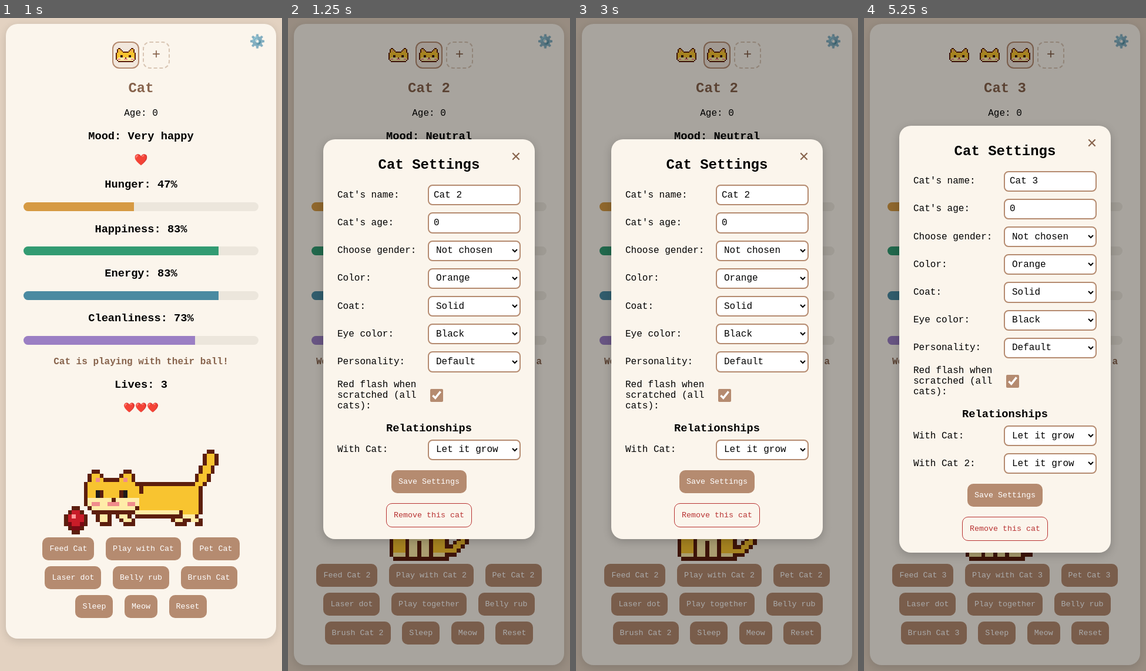
Above: before the commit, frames 1-4 (left to right).
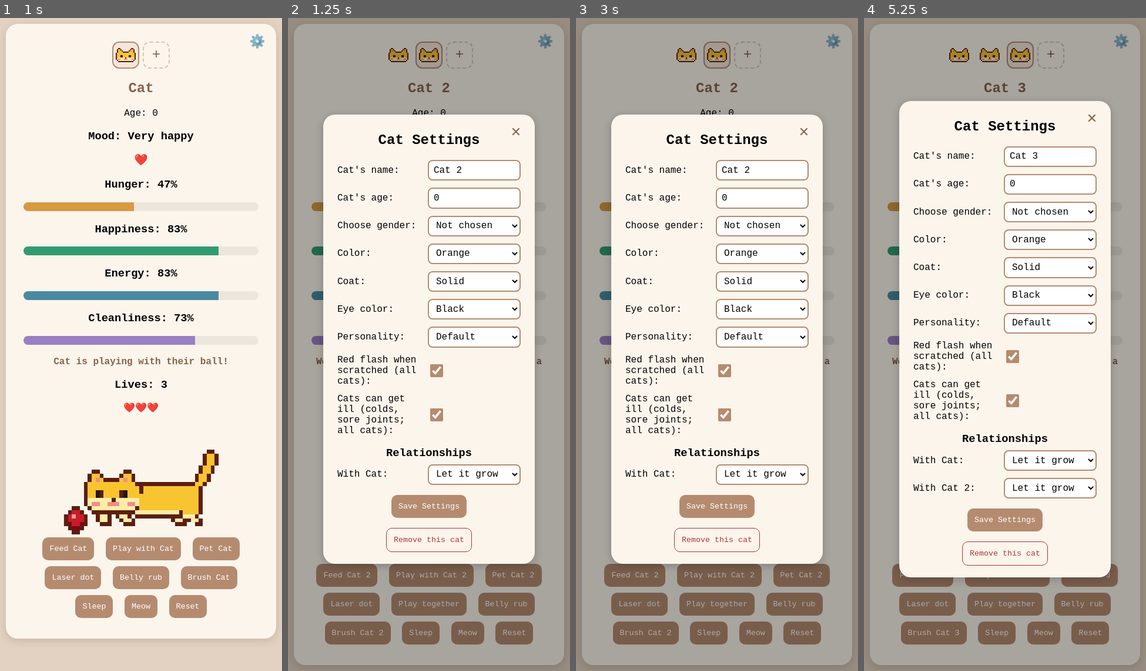
Above: after the commit, the same moments.

Repository: nannaellaraun/cat-game
Game: browser game, page index.html
Same seed, same stepped clock (60 frames per second), same inputs: the game is played once before the commit and once after it.
Inputs (mouse positions are in pixels of both pictures, inside the frame that each line leads up to; where the layout moved, square brackets give the same spot in the first picture):
- Up to frame 1 (1 s): click "Play with Cat" at 0.27 s
- Up to frame 2 (1.25 s): hold Right from 1.03 s (still down); tap Space at 1.1 s; click "+" at 1.17 s
- Up to frame 3 (3 s): tap Space every 0.4 s from 1.5 to 2.7 s; tap Enter at 1.68 s; release Right at 1.78 s; hold Left 1.83-1.93 s; hold Left 1.98-2.48 s; hold Left 2.73-2.93 s; hold Left from 2.98 s (still down)
- Up to frame 4 (5.25 s): release Left at 3.08 s; tap Space every 0.4 s from 3.1 to 5.1 s; hold Left 3.13-3.88 s; tap Enter at 3.85, 4.53 s; hold Left 3.93-4.27 s; click (1050, 200) [1050, 220] at 4.5 s; type "5" at 4.5 s; hold Right from 4.52 s (still down); click "+" at 5 s

Frame 1 is identical in both runs. In frame 2, 13% of the frame differs, in the area x 12-88%, y 14-84%; in frame 3, 13%; in frame 4, 14%, in the area x 12-88%, y 12-86%.

Commit message:
Add arthritis and messier fur for old cats, and a switch to turn illness off
Co-Authored-By: Claude Opus 5.5 <noreply@anthropic.com>

Diff:
--- a/game.js
+++ b/game.js
@@ -21,6 +21,8 @@
 const JEALOUS_MS = 10 * 60 * 1000; // a cat ignored this long gets jealous of the others
 const COLD_CHANCE = 0.03; // chance per time step that a cat in bad shape catches a cold
 const SICK_LIFE_MS = 30 * 60 * 1000; // a cold left untreated this long costs a life
+const ARTHRITIS_CHANCE = 0.005; // chance per time step that an old cat gets arthritis
+const PAIN_RELIEF_MS = 12 * 60 * 60 * 1000; // the vet's pain medicine works this long
 
 // ---------- Personalities ----------
 
@@ -99,7 +101,22 @@
 };
 
 // The rules for this cat's personality.
-const traits = () => ({ ...DEFAULT_TRAITS, ...PERSONALITIES[cat.personality] });
+// Old cats get messier, and sore joints (arthritis) make playing harder.
+function traits() {
+  const t = { ...DEFAULT_TRAITS, ...PERSONALITIES[cat.personality] };
+  if (cat.age >= OLD_AGE) {
+    t.timeDirt += 1; // old cats groom themselves less
+    t.mess *= 1.5;
+  }
+  if (inPain(cat)) {
+    t.playJoy = Math.round(t.playJoy / 2);
+    t.playTiredness *= 2;
+    t.laserSeconds = Math.round(t.laserSeconds / 2);
+    t.bellyScratchChance = Math.min(1, t.bellyScratchChance + 0.15); // it hurts
+    t.timeHappiness += 1;
+  }
+  return t;
+}
 
 // ---------- State ----------
 
@@ -133,6 +150,8 @@
     lastBirthday: Date.now(), // the next birthday is 7 days after this
     partyUntil: 0, // the party hat is worn until this time (end of the birthday)
     lastAttention: Date.now(), // when you last did something with this cat (for jealousy)
+    arthritis: false, // old cats can get stiff, sore joints; it doesn't go away
+    painReliefUntil: 0, // pain medicine from the vet works until this time
     ...startingStats(name),
   };
 }
@@ -157,17 +176,17 @@
   } catch {
     // A broken save starts a new game.
   }
-  if (!saved) return { cats: [newCat("Cat")], current: 0, flash: true, relations: {} };
+  if (!saved) return { cats: [newCat("Cat")], current: 0, flash: true, illness: true, relations: {} };
 
   // Saves from before multiple cats held just one cat.
   if (!Array.isArray(saved.cats)) {
-    return { cats: [repairCat(saved)], current: 0, flash: saved.flash !== false, relations: {} };
+    return { cats: [repairCat(saved)], current: 0, flash: saved.flash !== false, illness: true, relations: {} };
   }
   const cats = saved.cats.filter(Boolean).slice(0, MAX_CATS).map(repairCat);
   if (cats.length === 0) cats.push(newCat("Cat"));
   const current = Math.min(Math.max(0, Number(saved.current) || 0), cats.length - 1);
   const relations = saved.relations && typeof saved.relations === "object" ? saved.relations : {};
-  return { cats, current, flash: saved.flash !== false, relations };
+  return { cats, current, flash: saved.flash !== false, illness: saved.illness !== false, relations };
 }
 
 function saveState() {
@@ -301,11 +320,16 @@
     togetherFriend = friend;
   },
   vet() {
-    if (!cat.sick) return;
+    if (!needsVet(cat)) return;
+    const hadCold = cat.sick;
     cat.sick = false;
+    if (cat.arthritis) cat.painReliefUntil = Date.now() + PAIN_RELIEF_MS;
     cat.activity = "neutral";
     cat.happiness = down(cat.happiness, 10); // cats don't like the vet
-    cat.message = cat.name + " is all better after the vet! " + cat.name + " didn't enjoy the trip, though.";
+    const parts = [];
+    if (hadCold) parts.push(cat.name + " is all better after the vet!");
+    if (cat.arthritis) parts.push("The vet gave " + cat.name + " pain medicine for the stiff joints. It helps for 12 hours.");
+    cat.message = parts.join(" ") + " " + cat.name + " didn't enjoy the trip, though.";
     nextAnimation = "vet";
   },
   laserDone() {
@@ -335,6 +359,15 @@
 // A dirty, very hungry or exhausted cat can catch a cold. Kittens and old cats catch one more
 // easily, and colds go round: the chance doubles while another cat is sick.
 function checkHealth() {
+  if (game.illness === false) {
+    cat.sick = false;
+    return;
+  }
+  // Old cats can develop arthritis, slowly and only once.
+  if (cat.age >= OLD_AGE && !cat.arthritis && Math.random() < ARTHRITIS_CHANCE) {
+    cat.arthritis = true;
+    cat.message = cat.name + " has stiff, sore joints (arthritis) 🦴. The vet can give " + pronoun().object + " pain medicine.";
+  }
   if (cat.sick) {
     cat.happiness = down(cat.happiness, 2);
     cat.energy = down(cat.energy, 2);
@@ -356,6 +389,10 @@
     cat.message = cat.name + " caught a cold! 🤒 Take " + pronoun().object + " to the vet.";
   }
 }
+
+// Arthritis hurts unless the vet's pain medicine is working (and illness is switched on).
+const inPain = (c) => game.illness !== false && c.arthritis && Date.now() >= c.painReliefUntil;
+const needsVet = (c) => game.illness !== false && (c.sick || inPain(c));
 
 function tooSick() {
   cat.message = cat.name + " is too sick to play. Take " + pronoun().object + " to the vet.";
@@ -640,6 +677,7 @@
   if (isPartyTime()) moods.push(["Birthday", "🎂"]);
   if (isJealous(cat)) moods.push(["Jealous", "😾"]);
   if (cat.sick) moods.push(["Sick", "🤒"]);
+  if (inPain(cat)) moods.push(["Stiff joints", "🦴"]);
   if (cat.happiness >= 30 && cat.happiness <= 70) moods.push(["Neutral", "☁️"]);
   return moods;
 }
@@ -680,7 +718,7 @@
   $("message").textContent = cat.message;
   renderSwitcher();
   $("together-button").hidden = !playFriend();
-  $("vet-button").hidden = !cat.sick;
+  $("vet-button").hidden = !needsVet(cat);
   $("lives-value").textContent = cat.lives;
   $("hearts").textContent = "❤️".repeat(cat.lives) + "💔️".repeat(3 - cat.lives);
   const sprite = chooseImage(moodNames);
@@ -1066,6 +1104,7 @@
 const eyesInput = $("eyes-input");
 const personalityInput = $("personality-input");
 const flashInput = $("flash-input");
+const illnessInput = $("illness-input");
 const dropdowns = [
   [colorInput, CAT_COLORS],
   [coatInput, CAT_COATS],
@@ -1088,6 +1127,7 @@
   eyesInput.value = cat.eyes in CAT_EYES ? cat.eyes : "black";
   personalityInput.value = cat.personality in PERSONALITIES ? cat.personality : "default";
   flashInput.checked = game.flash !== false;
+  illnessInput.checked = game.illness !== false;
   $("remove-cat").hidden = game.cats.length <= 1;
   fillRelationSettings();
 }
@@ -1173,6 +1213,8 @@
     cat.eyes = eyesInput.value in CAT_EYES ? eyesInput.value : "black";
     cat.personality = personalityInput.value in PERSONALITIES ? personalityInput.value : "default";
     game.flash = flashInput.checked;
+    game.illness = illnessInput.checked;
+    if (!game.illness) game.cats.forEach((c) => (c.sick = false)); // switching illness off cures colds
     cat.message = "Settings saved!";
     saveState();
     render();
--- a/index.html
+++ b/index.html
@@ -5,7 +5,7 @@
 <meta name="viewport" content="width=device-width, initial-scale=1">
 <title>Cat Game</title>
 <!-- Bump ?v= on every update so browsers load the new files, not an old saved copy -->
-<link rel="stylesheet" href="style.css?v=20261106-2">
+<link rel="stylesheet" href="style.css?v=20261106-3">
 </head>
 <body>
 <div class="game">
@@ -108,6 +108,10 @@
         <label for="flash-input">Red flash when scratched (all cats):</label>
         <input type="checkbox" id="flash-input">
       </div>
+      <div class="setting">
+        <label for="illness-input">Cats can get ill (colds, sore joints; all cats):</label>
+        <input type="checkbox" id="illness-input">
+      </div>
       <h3 id="relations-heading">Relationships</h3>
       <div id="relation-settings"></div>
       <p id="settings-error" class="message"></p>
@@ -117,7 +121,7 @@
   </dialog>
 
 </div>
-<script src="sprites.js?v=20261106-2"></script>
-<script src="game.js?v=20261106-2"></script>
+<script src="sprites.js?v=20261106-3"></script>
+<script src="game.js?v=20261106-3"></script>
 </body>
 </html>
